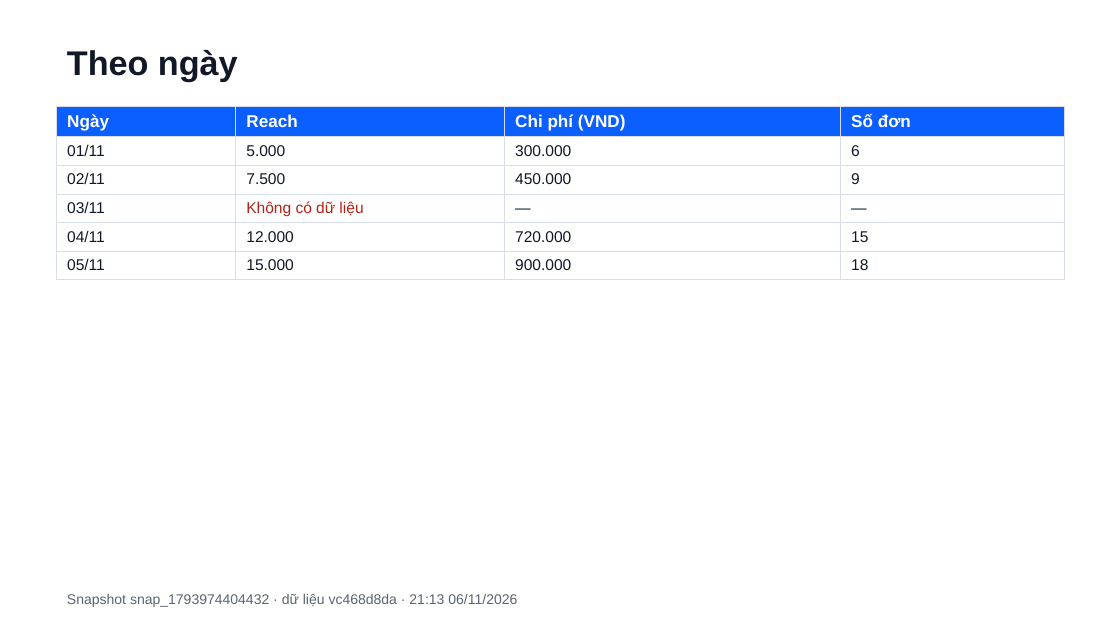
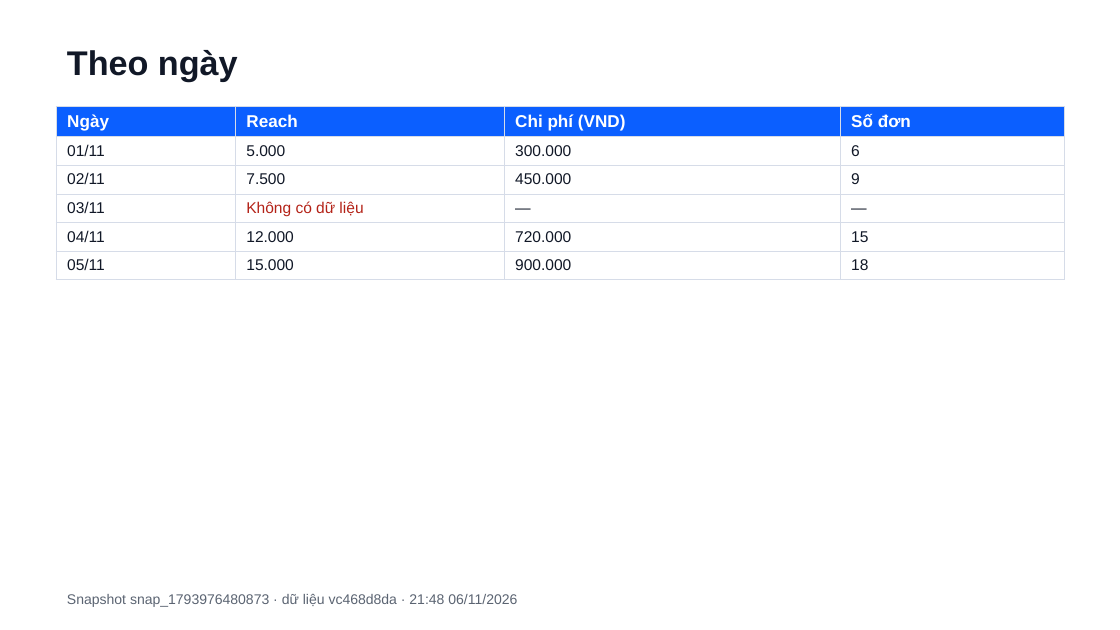
Before and after one commit to dungnguyen170503-netizen/adpulse-mini-kpi, a slide deck: slide 3 of docs/khoa/evidence/adpulse-bao-cao-2026-11-01-2026-11-05.pptx. Drawn at 1120x630 pixels with LibreOffice and Linux fonts; fonts in the diff are those of the drawing. Boxes give left, top, right and bottom in pixels: in the first picture for what was removed or moved away, otherwise in the second. Text is boxed around its words. In the diff, an @@ line names an element or a change of style, - is before the commit and + after.

```diff
--- a/docs/khoa/evidence/adpulse-bao-cao-2026-11-01-2026-11-05.pptx
+++ b/docs/khoa/evidence/adpulse-bao-cao-2026-11-01-2026-11-05.pptx
@@ text at <box>67,594,517,607</box>: text changed @@
-Snapshot snap_1793974404432 · dữ liệu vc468d8da · 21:13 06/11/2026
+Snapshot snap_1793976480873 · dữ liệu vc468d8da · 21:48 06/11/2026
```
Also in this commit, not shown: 3 other slides changed, 52 other files.
